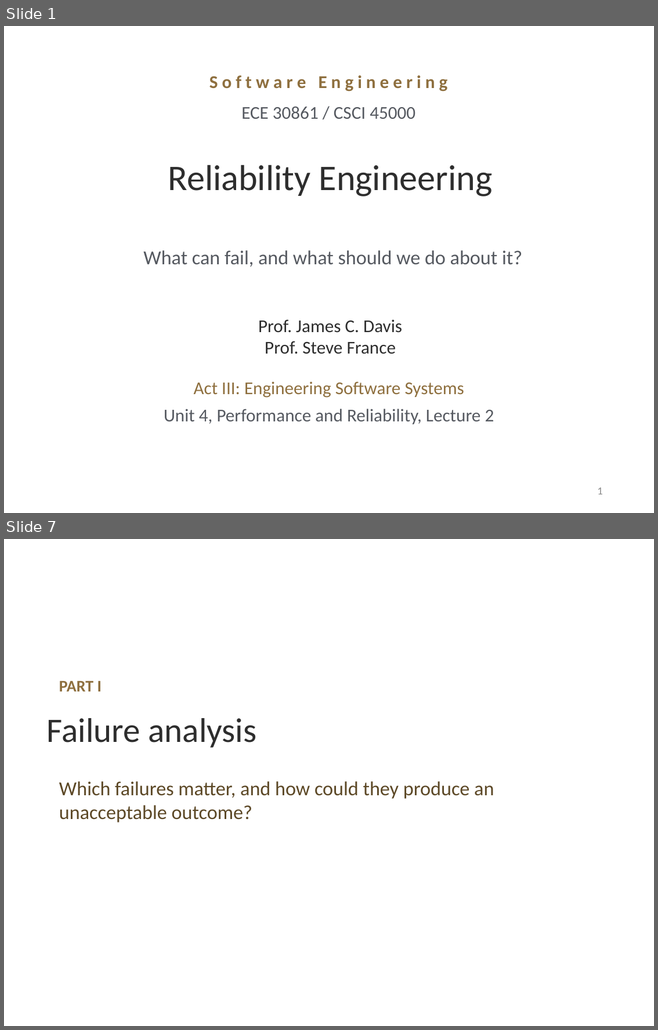
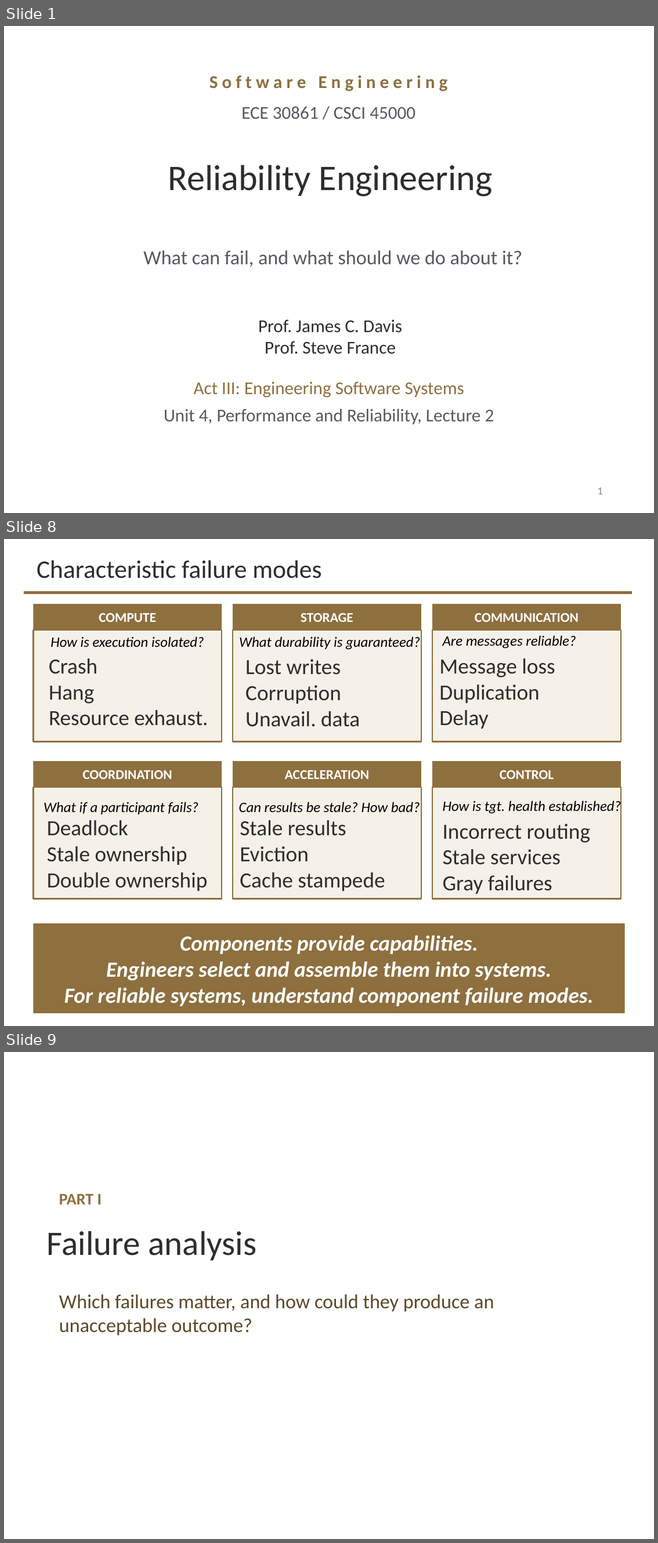
Before and after one commit to davisjam/model-based-agentic-software-engineering, a slide deck: course/lectures/act-3-software-in-the-world/04-performance-and-reliability/3-4-Performance-and-Reliability-2-Reliability-Engineering.pptx. Shown one above the other, each under a label of ours: slides 1 and 7 before the commit, slides 1, 8 and 9 after it; the slides between them are not shown. The pictures are 658x1030 and 658x1543 pixels, drawn with LibreOffice and Linux fonts; fonts in the diff are those of the drawing; background and template pictures are left out. Boxes give left, top, right and bottom in pixels: in the first picture for what was removed or moved away, otherwise in the second. Text is boxed around its words. In the diff, an @@ line names an element or a change of style, - is before the commit and + after.

```diff
--- a/course/lectures/act-3-software-in-the-world/04-performance-and-reliability/3-4-Performance-and-Reliability-2-Reliability-Engineering.pptx
+++ b/course/lectures/act-3-software-in-the-world/04-performance-and-reliability/3-4-Performance-and-Reliability-2-Reliability-Engineering.pptx
@@ slide 8 added at <box>4,539,654,1026</box>, background #FFFFFF @@
@@ title added at <box>36,560,321,578</box>, 28 pt, text #2D2D2D @@
+Characteristic failure modes
@@ line added from (24, 593) to (632, 593), #8E6F3E 3 pt @@
@@ rectangle added at <box>33,604,221,630</box>, fill #8E6F3E, 15 pt, text #FFFFFF, bold @@
+COMPUTE
@@ rectangle added at <box>233,604,421,630</box>, fill #8E6F3E, 15 pt, text #FFFFFF, bold @@
+STORAGE
@@ rectangle added at <box>432,604,621,630</box>, fill #8E6F3E, 15 pt, text #FFFFFF, bold @@
+COMMUNICATION
@@ rectangle added at <box>33,630,221,741</box>, fill #F5F1E8, outline #8E6F3E 1.5 pt @@
@@ text added at <box>50,636,204,647</box>, 16 pt, text #000000, italic @@
+How is execution isolated?
@@ rectangle added at <box>233,630,421,741</box>, fill #F5F1E8, outline #8E6F3E 1.5 pt @@
@@ text added at <box>239,636,420,650</box>, 16 pt, text #000000, italic @@
+What durability is guaranteed?
@@ rectangle added at <box>432,630,621,741</box>, fill #F5F1E8, outline #8E6F3E 1.5 pt @@
@@ text added at <box>442,635,575,649</box>, 16 pt, text #000000, italic @@
+Are messages reliable?
@@ text added at <box>49,658,208,726</box>, 24 pt, text #2D2D2D @@
+Crash
+Hang
+Resource exhaust.
@@ text added at <box>245,659,360,727</box>, 24 pt, text #2D2D2D @@
+Lost writes
+Corruption
+Unavail. data
@@ text added at <box>439,658,554,729</box>, 24 pt, text #2D2D2D @@
+Message loss
+Duplication
+Delay
@@ rectangle added at <box>33,761,221,787</box>, fill #8E6F3E, 15 pt, text #FFFFFF, bold @@
+COORDINATION
@@ rectangle added at <box>233,761,421,787</box>, fill #8E6F3E, 15 pt, text #FFFFFF, bold @@
+ACCELERATION
@@ rectangle added at <box>432,761,621,787</box>, fill #8E6F3E, 15 pt, text #FFFFFF, bold @@
+CONTROL
@@ rectangle added at <box>33,787,221,899</box>, fill #F5F1E8, outline #8E6F3E 1.5 pt @@
@@ rectangle added at <box>233,787,421,899</box>, fill #F5F1E8, outline #8E6F3E 1.5 pt @@
@@ rectangle added at <box>432,787,621,899</box>, fill #F5F1E8, outline #8E6F3E 1.5 pt @@
@@ text added at <box>442,799,621,814</box>, 16 pt, text #000000, italic @@
+How is tgt. health established?
@@ text added at <box>43,802,199,815</box>, 16 pt, text #000000, italic @@
+What if a participant fails?
@@ text added at <box>239,802,420,813</box>, 16 pt, text #000000, italic @@
+Can results be stale? How bad?
@@ text added at <box>47,820,207,891</box>, 24 pt, text #2D2D2D @@
+Deadlock
+Stale ownership
+Double ownership
@@ text added at <box>239,820,384,891</box>, 24 pt, text #2D2D2D @@
+Stale results
+Eviction
+Cache stampede
@@ text added at <box>442,824,590,894</box>, 24 pt, text #2D2D2D @@
+Incorrect routing
+Stale services
+Gray failures
@@ rectangle added at <box>33,924,625,1013</box>, fill #8E6F3E, 24 pt, text #FFFFFF, bold, italic @@
+Components provide capabilities.
+Engineers select and assemble them into systems.
+For reliable systems, understand component failure modes.
@@ what was slide 7 is now slide 9 @@
```
Also in this commit, not shown: 23 slides changed, 8 other slides added, 3 slides removed, 2 other files.
